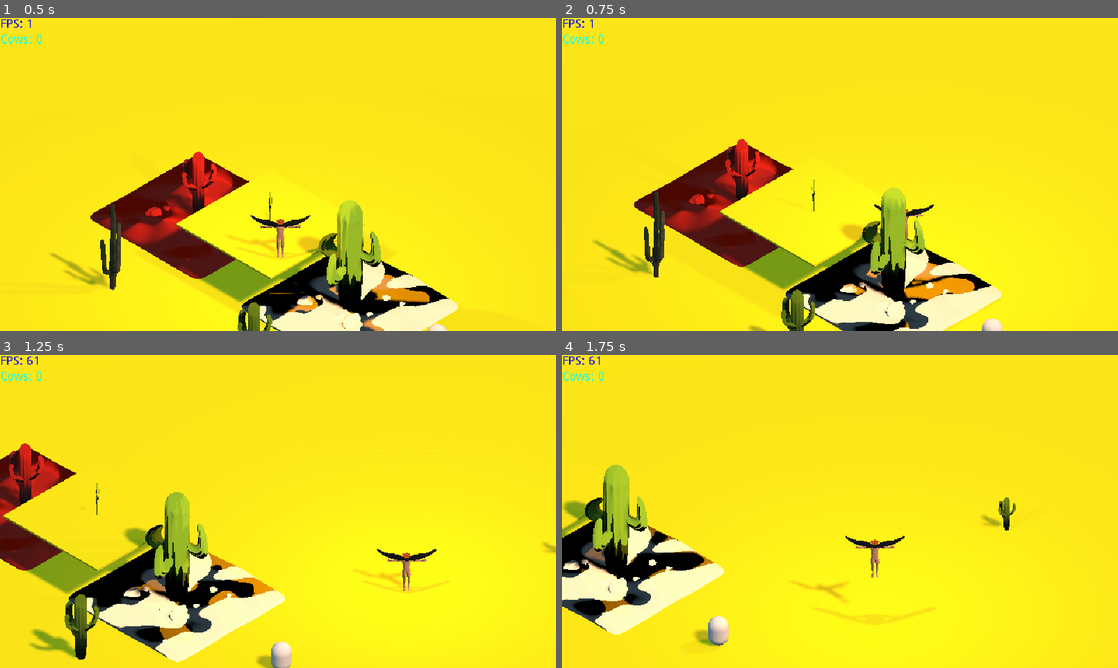
Above: before the commit, frames 1-4 (two rows, left to right).
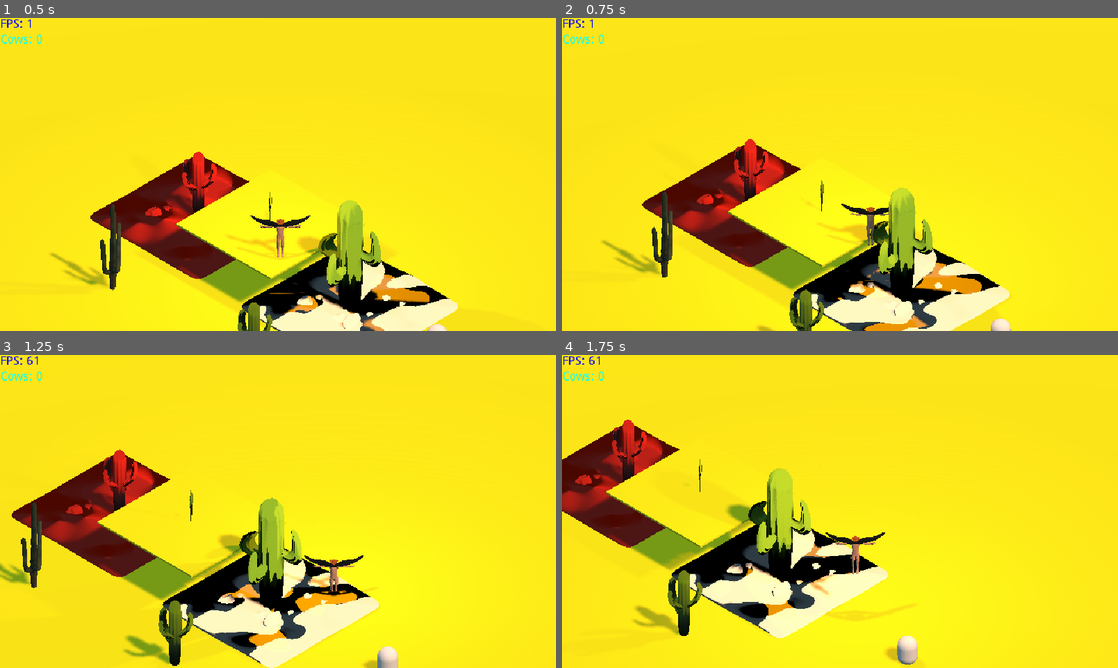
Above: after the commit, the same moments.

Repository: Wharfiggle/GRAZER
Game: Godot game, scene res://Levels/Level.tscn
Same seed, same stepped clock (60 frames per second), same inputs: the game is played once before the commit and once after it.
Inputs:
- Up to frame 1 (0.5 s): no input
- Up to frame 2 (0.75 s): hold Right (ui_right) from 0.53 s (still down); hold Shift (dodge) from 0.53 s (still down)
- Up to frame 3 (1.25 s): keep holding Right (ui_right); keep holding Shift (dodge); tap Space (jump) at 0.77 s
- Up to frame 4 (1.75 s): release Right (ui_right) at 1.28 s; release Shift (dodge) at 1.28 s; hold Down (ui_down) from 1.28 s (still down); tap Q (Follow Wait) at 1.35 s; tap Space (jump) at 1.52 s; tap Shift (dodge) at 1.55 s

Frame 1 is identical in both runs. In frame 2, 10% of the frame differs, in the area x 5-100%, y 21-100%; in frame 3, 26%, in the area x 0-100%, y 28-100%; in frame 4, 23%.
Error in both runs: Attempt to call function 'get_overlapping_bodies' in base 'null instance' on a null instance. (res://Scripts/Ball.gd:107)

Commit message:
knock and shoot

Diff:
--- a/Grazer/Scripts/Ball.gd
+++ b/Grazer/Scripts/Ball.gd
@@ -70,9 +70,9 @@
 	if(Input.is_action_just_pressed("Follow Wait")):
 		herd.toggleFollow()
 
-	if(Input.is_action_pressed("dodge")):
+	if(Input.is_action_just_pressed("dodge")):
 		Dodge = toAdd.normalized() * DODGESPEED
-		knock()
+		knock(toAdd, DODGESPEED)
 
 	else:
 		Dodge = Vector3(0, 0, 0)
@@ -103,9 +103,9 @@
 	bullet.add_child(newSmoke)
 
 
-func knock():
+func knock(direction, speed):
 	var enemies = hitBox.get_overlapping_bodies()
 
 	for enemy in enemies:
 		if enemy.has_method("knockback"):
-			enemy.knockback()
+			enemy.knockback(direction, speed)
--- a/Grazer/Scripts/Bullet.gd
+++ b/Grazer/Scripts/Bullet.gd
@@ -24,7 +24,7 @@
 func _on_Shell_body_entered(body):
 	#emit_signal("exploded", transform.origin)
 	queue_free()
-	print("bang")
+	print("tink")
 # Called when the node enters the scene tree for the first time.
 #func _ready():
 	pass # Replace with function body.
--- a/Grazer/Scripts/knockback.gd
+++ b/Grazer/Scripts/knockback.gd
@@ -1,6 +1,11 @@
 extends KinematicBody
  ##This needs to be added to an enemy
-var velocity = Vector3()
+var velocity = Vector3(0,0,0)
+
+var gravity = 30
+var speed = velocity
+var knock = Vector3(0,0,0)
+var lifespan = 10
 # Declare member variables here. Examples:
 # var a = 2
 # var b = "text"
@@ -10,13 +15,21 @@
 func _ready():
 	pass # Replace with function body.
 
-func knockback(push):
+func knockback(push, zoom):
+	speed = push * zoom
 
-	var speed = Vector3()
-	var current_speed = speed
-	speed -= push
-	speed = current_speed
 
 # Called every frame. 'delta' is the elapsed time since the previous frame.
 #func _process(delta):
 #	pass
+func _physics_process(delta):
+
+
+	speed = speed.move_toward(velocity, 100 * delta)
+
+
+	speed.y = speed.y - gravity*delta
+	if is_on_floor():
+		speed.y = -0.1
+
+	speed = move_and_slide(speed)
--- a/Grazer/bullet2.tscn
+++ b/Grazer/bullet2.tscn
@@ -7,13 +7,11 @@
 
 [sub_resource type="SphereShape" id=1]
 
-[sub_resource type="CubeMesh" id=2]
-
-[sub_resource type="Skin" id=3]
-
 [sub_resource type="BoxShape" id=4]
 
-[node name="bullet" type="Spatial"]
+[sub_resource type="CubeMesh" id=5]
+
+[node name="Level" type="Spatial"]
 
 [node name="StaticBody" parent="." instance=ExtResource( 3 )]
 transform = Transform( 1, 0, 0, 0, 1, 0, 0, 0, 1, -33.312, 0, -30.288 )
@@ -53,12 +51,12 @@
 transform = Transform( 1, 0, 0, 0, 1, 0, 0, 0, 1, -22.8271, 102.047, -32.0673 )
 
 [node name="enemycube" type="KinematicBody" parent="."]
-transform = Transform( 1, 0, 0, 0, 1, 0, 0, 0, 1, -20.8408, 91.3767, -15.1301 )
+transform = Transform( 1, 0, 0, 0, 1.05408, 0, 0, 0, 1, -20.8408, 92.337, -15.1301 )
+input_ray_pickable = false
 script = ExtResource( 1 )
-
-[node name="MeshInstance" type="MeshInstance" parent="enemycube"]
-mesh = SubResource( 2 )
-skin = SubResource( 3 )
 
 [node name="CollisionShape" type="CollisionShape" parent="enemycube"]
 shape = SubResource( 4 )
+
+[node name="MeshInstance" type="MeshInstance" parent="enemycube"]
+mesh = SubResource( 5 )
Not shown: 1 places in Grazer/bullet2.tscn that only renumber resources
